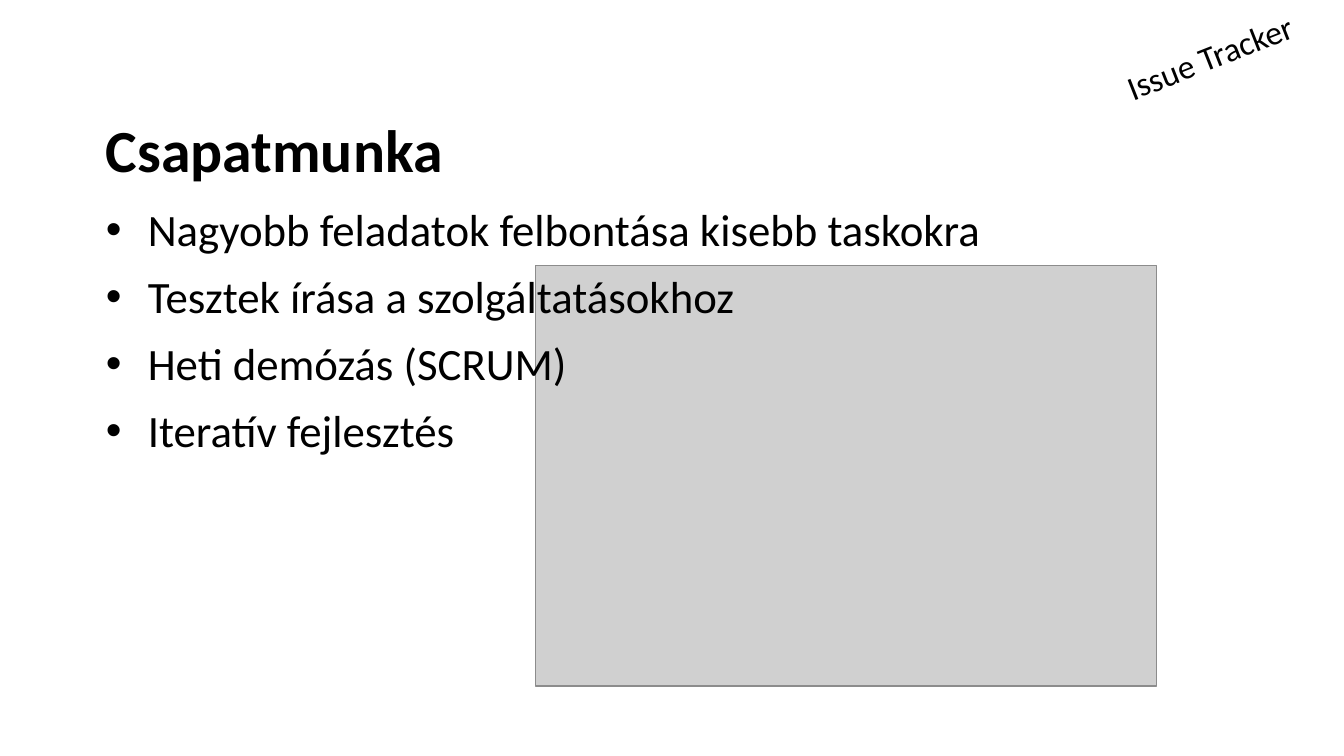
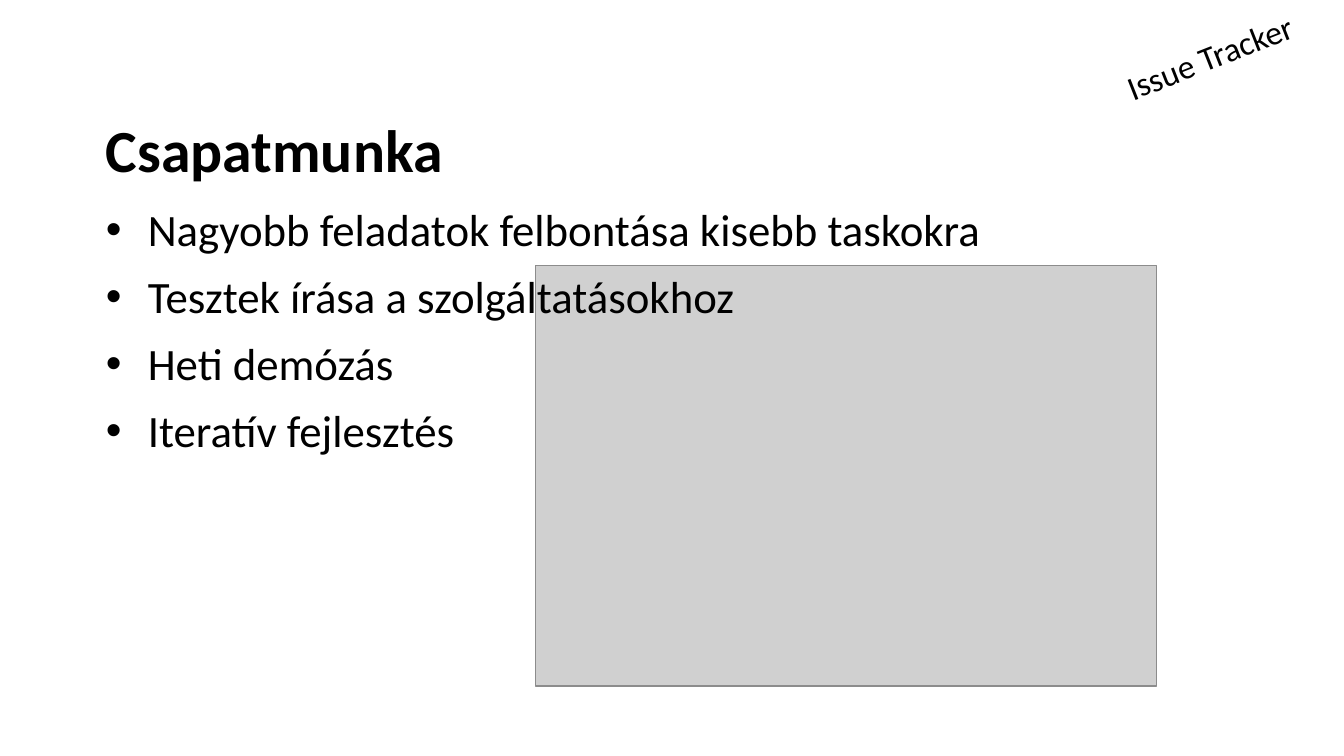
Before and after one commit to schonherz-java-ee-2016-q4/project, a slide deck: slide 4 of presentation/IssueTracker/KirályDávid/KiralyDavid.pptx. Drawn at 1344x756 pixels with LibreOffice and Linux fonts; fonts in the diff are those of the drawing; grey boxes stand for pictures; background and template pictures are left out. Boxes give left, top, right and bottom in pixels: in the first picture for what was removed or moved away, otherwise in the second. Text is boxed around its words. In the diff, an @@ line names an element or a change of style, - is before the commit and + after.

```diff
--- a/presentation/IssueTracker/KirályDávid/KiralyDavid.pptx
+++ b/presentation/IssueTracker/KirályDávid/KiralyDavid.pptx
@@ text at <box>148,349,394,381</box>: text changed @@
-• Heti demózás (SCRUM)
+• Heti demózás
```
Also in this commit, not shown: 4 other slides changed, 1 slide removed.
